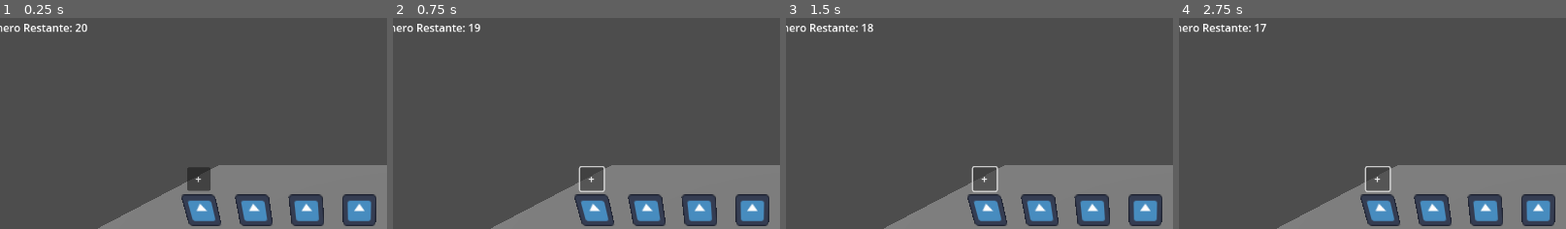
Above: before the commit, frames 1-4 (left to right).
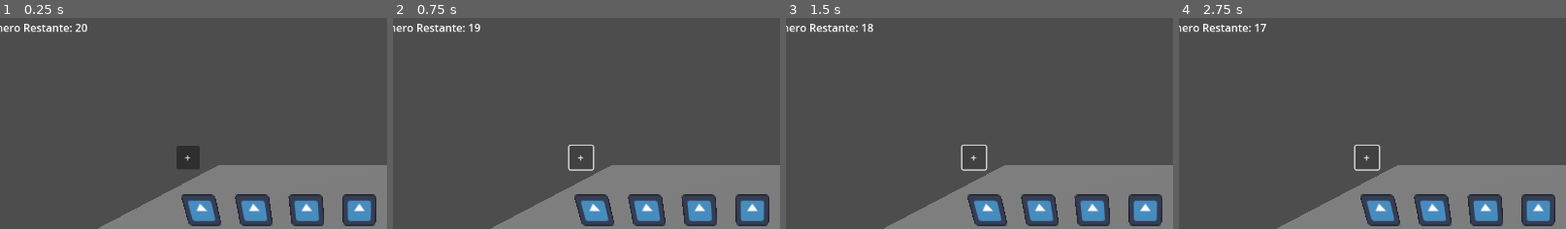
Above: after the commit, the same moments.

Repository: Francisco-GV/JuegoDelRey
Game: Godot game, scene res://mundo_principal.tscn
Same seed, same stepped clock (60 frames per second), same inputs: the game is played once before the commit and once after it. The engine's default icon, where the game draws it, is replaced by a stand-in: a white triangle on a blue panel in a dark square.
Inputs:
- Up to frame 1 (0.25 s): no input
- Up to frame 2 (0.75 s): click "+" at 0.5 s
- Up to frame 3 (1.5 s): click "+" at 1.25 s
- Up to frame 4 (2.75 s): click "+" at 2 s
The pictures show only the part of the screen within x 4-54%, y 0-50%; the shares and areas given below are measured in that part.

The runs differ from the first frame. In frame 1, 1.3% of the frame differs, in the area x 45-55%, y 60-83%; in frame 2, 0.8%; in frame 3, 0.8%; in frame 4, 0.8%.

Commit message:
feat(ui): Implementa seguimiento 3D de botón de interacción

Diff:
--- a/mundo_principal.gd
+++ b/mundo_principal.gd
@@ -2,14 +2,34 @@
 
 @export var dinero_rey: int = 20
 @onready var etiqueta_contador: Label = $UI/Control/ContadorDinero
+@onready var camara: Camera3D = $Camera3D
+
+# Sprites 3D
+@onready var rol_madre: Sprite3D = $RolMadre
+
+# Botones
+@onready var btn_madre: Button = $UI/Control/BtnMadre
 
 
 func _ready() -> void:
 	actualizar_etiqueta_dinero()
 
 
+func _process(_delta: float) -> void:
+	actualizar_posicion_boton(rol_madre, btn_madre)
+
+
 func actualizar_etiqueta_dinero() -> void:
 	etiqueta_contador.text = "Dinero Restante: " + str(dinero_rey)
+
+
+func actualizar_posicion_boton(personaje: Sprite3D, boton: Button) -> void:
+	var offset_cabeza := Vector3(0, 2.0, 0)
+
+	var pos_cabeza_3d: Vector3 = personaje.global_transform.origin + offset_cabeza
+	var pos_pantalla_2d: Vector2 = camara.unproject_position(pos_cabeza_3d)
+
+	boton.global_position = pos_pantalla_2d - (boton.size / 2.0)
 
 
 func _on_btn_madre_pressed() -> void:
--- a/mundo_principal.tscn
+++ b/mundo_principal.tscn
@@ -68,10 +68,10 @@
 
 [node name="BtnMadre" type="Button" parent="UI/Control"]
 layout_mode = 0
-offset_left = 320.0
-offset_top = 240.0
-offset_right = 355.0
-offset_bottom = 275.0
+offset_left = 200.0
+offset_top = 400.0
+offset_right = 235.0
+offset_bottom = 435.0
 text = "+"
 
 [connection signal="pressed" from="UI/Control/BtnMadre" to="." method="_on_btn_madre_pressed"]
